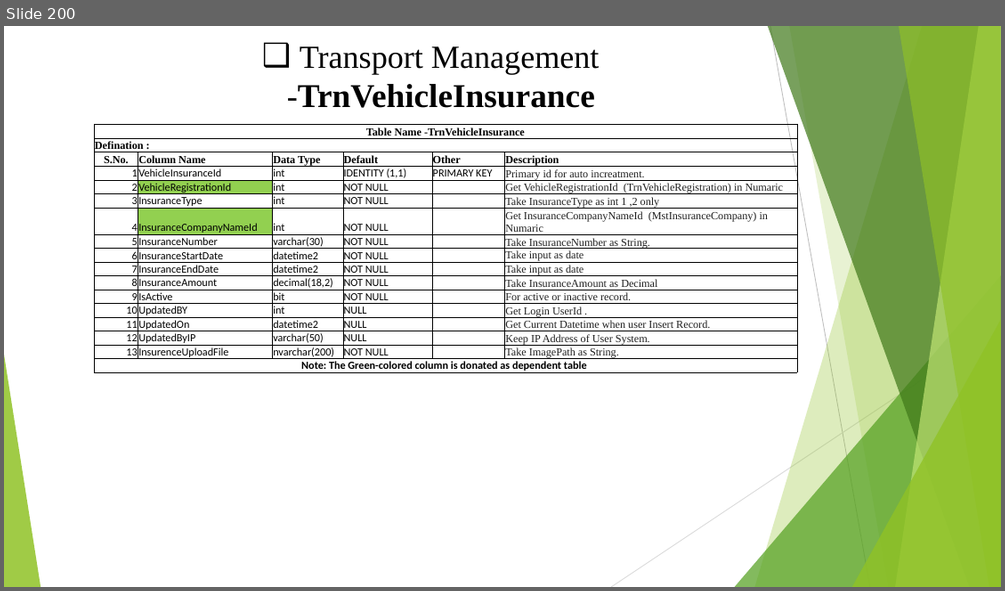
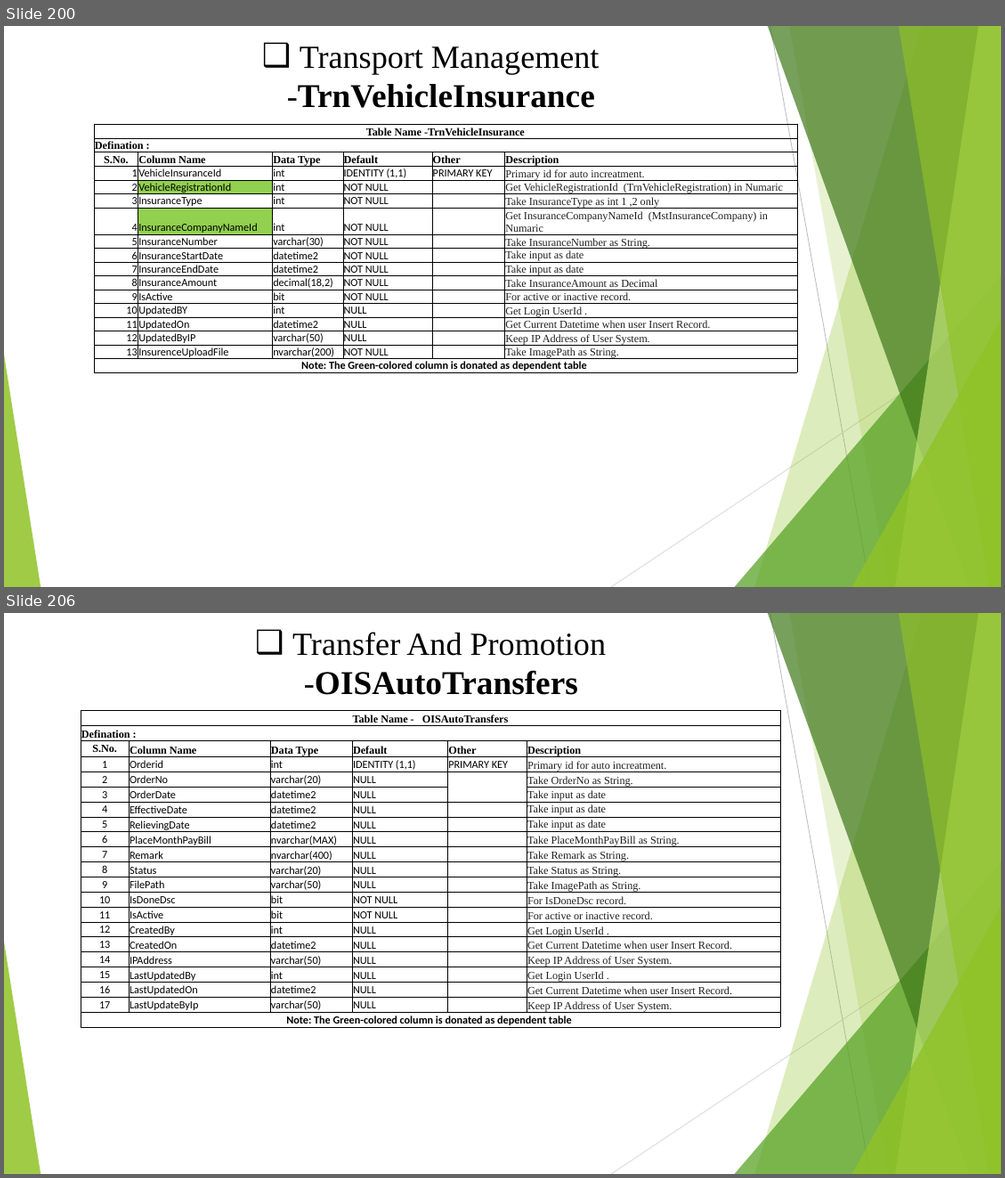
Before and after one commit to SFA-Technologies-Pvt-Ltd/School_EducationPortal3.0_tableSchema, a slide deck: SchoolEducationPortal3.0_DB_Structure_18-05-2024 - Kapil.pptx. Shown one above the other, each under a label of ours: slide 200 before the commit, slides 200 and 206 after it; the slides between them are not shown. The pictures are 1005x591 and 1005x1178 pixels, drawn with LibreOffice and Linux fonts; fonts in the diff are those of the drawing. Boxes give left, top, right and bottom in pixels: in the first picture for what was removed or moved away, otherwise in the second. Text is boxed around its words. In the diff, an @@ line names an element or a change of style, - is before the commit and + after.

```diff
--- a/SchoolEducationPortal3.0_DB_Structure_18-05-2024 - Kapil.pptx
+++ b/SchoolEducationPortal3.0_DB_Structure_18-05-2024 - Kapil.pptx
@@ slide 206 added at (x1=4, y1=613, x2=1001, y2=1174), background #FFFFFF; not listed: 10 template elements that a slide beside it also shows @@
@@ text added at (x1=292, y1=632, x2=607, y2=695), 31 pt, text #000000 @@
+❑ Transfer And Promotion -OISAutoTransfers
@@ table added at (x1=81, y1=710, x2=781, y2=1029), 21 rows, 6 columns @@
+Table Name - OISAutoTransfers |  |  |  |  | 
+Defination : |  |  |  |  | 
+S.No. | Column Name | Data Type | Default | Other | Description
+1 | Orderid | int | IDENTITY (1,1) | PRIMARY KEY | Primary id for auto increatment.
+2 | OrderNo | varchar(20) | NULL |  | Take OrderNo as String.
+3 | OrderDate | datetime2 | NULL |  | Take input as date
+4 | EffectiveDate | datetime2 | NULL |  | Take input as date
+5 | RelievingDate | datetime2 | NULL |  | Take input as date
+6 | PlaceMonthPayBill | nvarchar(MAX) | NULL |  | Take PlaceMonthPayBill as String.
+7 | Remark | nvarchar(400) | NULL |  | Take Remark as String.
+8 | Status | varchar(20) | NULL |  | Take Status as String.
+9 | FilePath | varchar(50) | NULL |  | Take ImagePath as String.
+10 | IsDoneDsc | bit | NOT NULL |  | For IsDoneDsc record.
+11 | IsActive | bit | NOT NULL |  | For active or inactive record.
+12 | CreatedBy | int | NULL |  | Get Login UserId .
+13 | CreatedOn | datetime2 | NULL |  | Get Current Datetime when user Insert Record.
+14 | IPAddress | varchar(50) | NULL |  | Keep IP Address of User System.
+15 | LastUpdatedBy | int | NULL |  | Get Login UserId .
+16 | LastUpdatedOn | datetime2 | NULL |  | Get Current Datetime when user Insert Record.
+17 | LastUpdateByIp | varchar(50) | NULL |  | Keep IP Address of User System.
+Note: The Green-colored column is donated as dependent table |  |  |  |  | 
```
Also in this commit, not shown: 10 other slides added, 6 slides removed, 10 other files.
